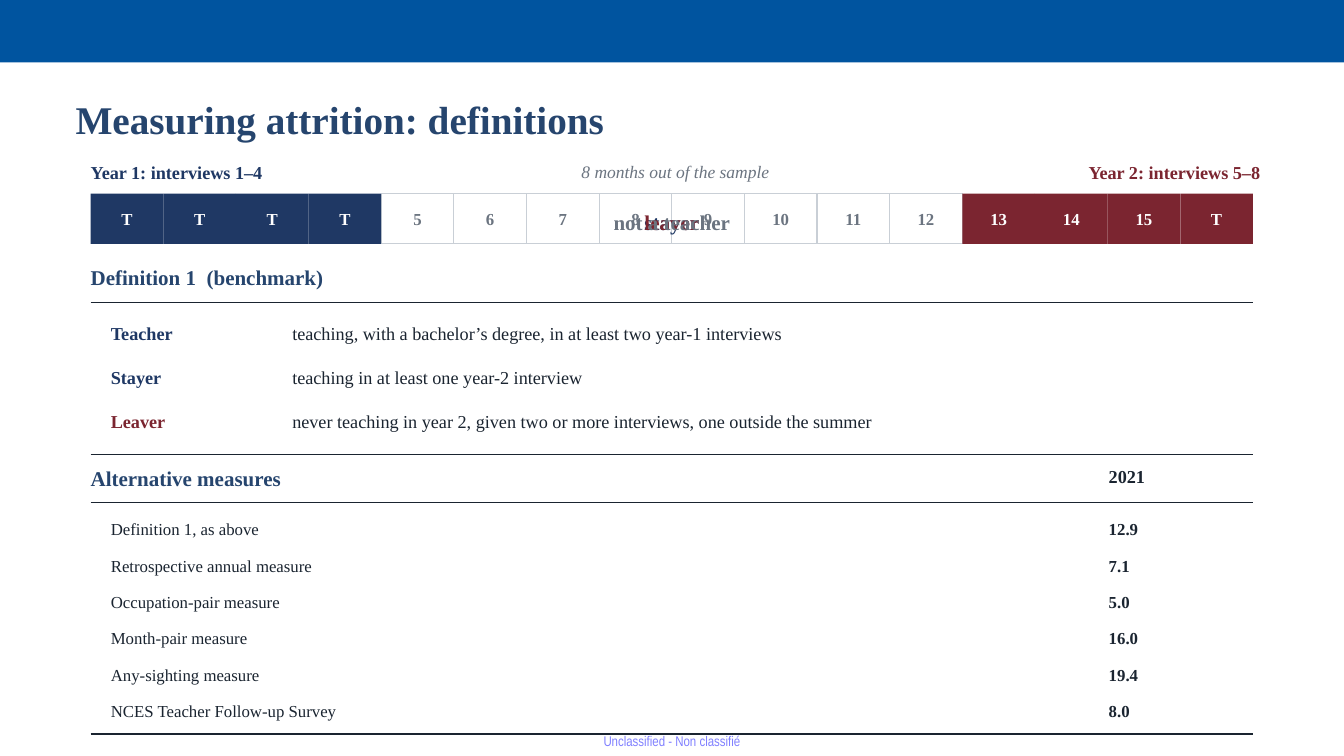
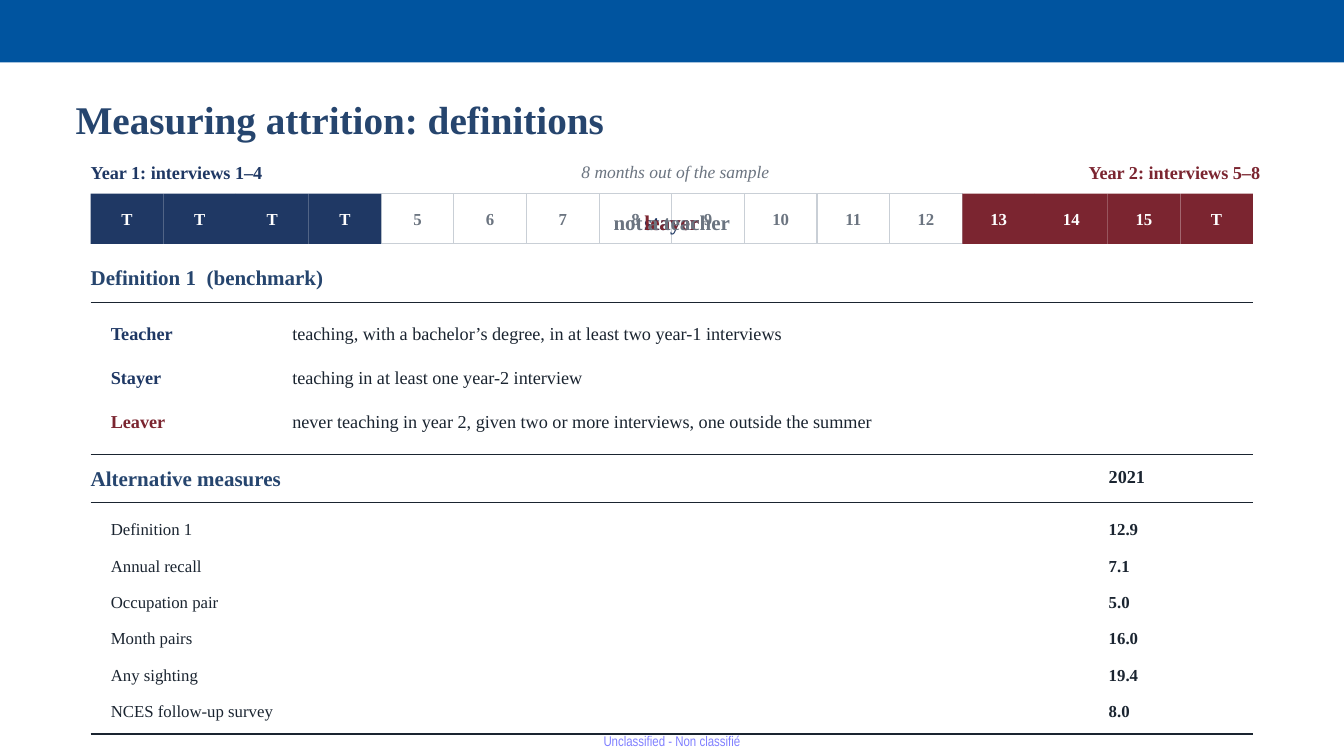
Before and after one commit to jedr1-ship-it/Alternative-Pathways----Quant, a slide deck: slide 9 of report/Proyect_US_v4.pptx. Drawn at 1344x756 pixels with LibreOffice and Linux fonts; fonts in the diff are those of the drawing. Boxes give left, top, right and bottom in pixels: in the first picture for what was removed or moved away, otherwise in the second. Text is boxed around its words. In the diff, an @@ line names an element or a change of style, - is before the commit and + after.

```diff
--- a/report/Proyect_US_v4.pptx
+++ b/report/Proyect_US_v4.pptx
@@ text at (x1=111, y1=523, x2=192, y2=535): text changed @@
-Definition 1, as above
+Definition 1
@@ text at (x1=111, y1=560, x2=201, y2=572): text changed @@
-Retrospective annual measure
+Annual recall
@@ text at (x1=111, y1=597, x2=218, y2=612): text changed @@
-Occupation-pair measure
+Occupation pair
@@ text at (x1=111, y1=632, x2=193, y2=648): text changed @@
-Month-pair measure
+Month pairs
@@ text at (x1=111, y1=669, x2=198, y2=685): text changed @@
-Any-sighting measure
+Any sighting
@@ text at (x1=111, y1=705, x2=273, y2=721): text changed @@
-NCES Teacher Follow-up Survey
+NCES follow-up survey
```
Also in this commit, not shown: 2 other files.
